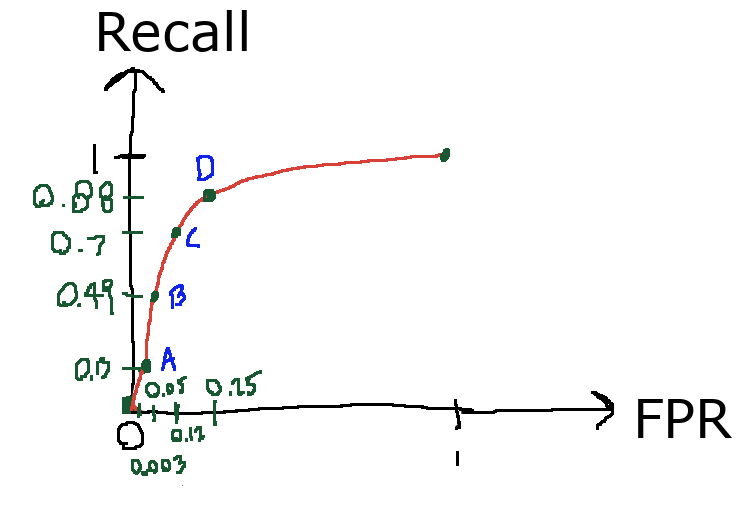
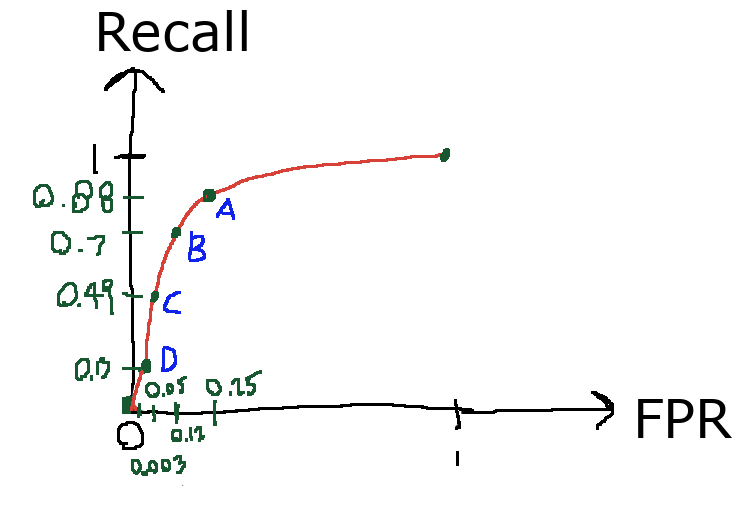
Comparing the layer stacks of the two 752×508 images. Changes:
painted on "Background" over (161, 155, 235, 372)
